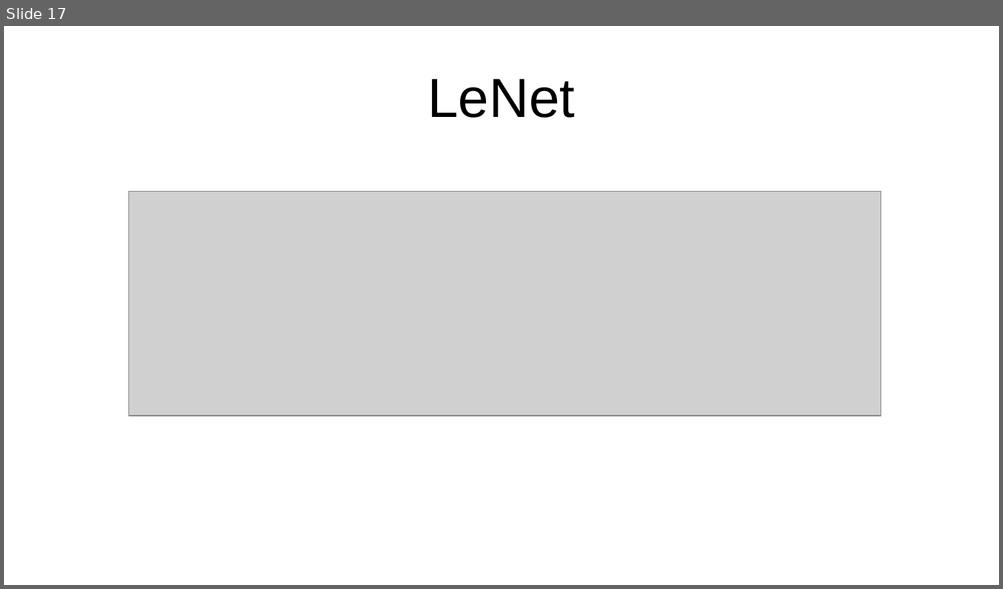
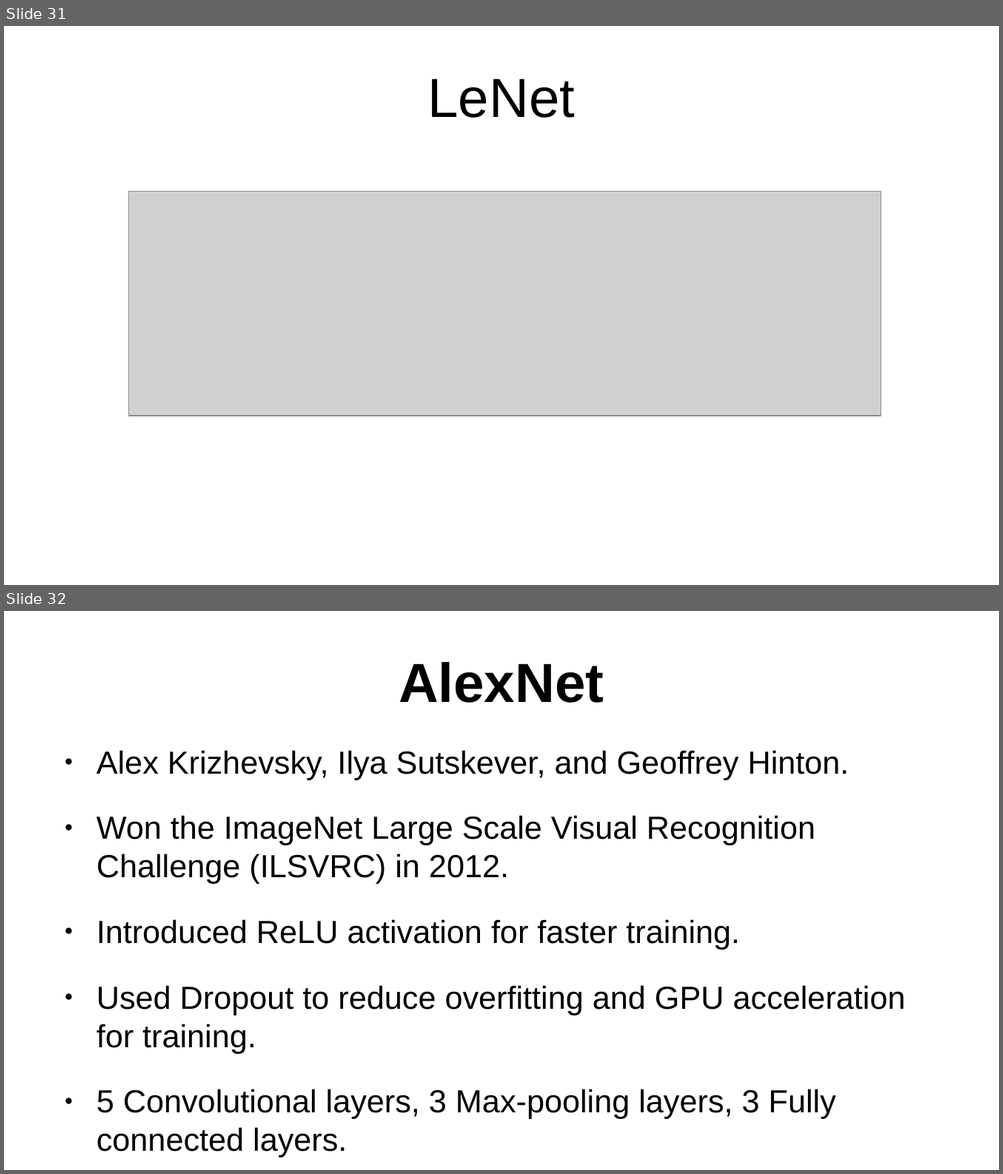
Before and after one commit to sreenivasulum/Presentations, a slide deck: CNN presentation.odp. Shown one above the other, each under a label of ours: slide 17 before the commit, slides 31 and 32 after it. The pictures are 1003x589 and 1003x1174 pixels, drawn with LibreOffice and Linux fonts; fonts in the diff are those of the drawing; grey boxes stand for pictures. Boxes give left, top, right and bottom in pixels: in the first picture for what was removed or moved away, otherwise in the second. Text is boxed around its words. In the diff, an @@ line names an element or a change of style, - is before the commit and + after.

```diff
--- a/CNN presentation.odp
+++ b/CNN presentation.odp
@@ slide 32 added at (4, 611, 999, 1170), background #FFFFFF @@
@@ title added at (398, 662, 603, 703), 44 pt, text #000000, bold @@
+AlexNet
@@ text added at (96, 750, 905, 1158), 25.5 pt, text #000000 @@
+● Alex Krizhevsky, Ilya Sutskever, and Geoffrey Hinton.
+● Won the ImageNet Large Scale Visual Recognition Challenge (ILSVRC) in 2012.
+● Introduced ReLU activation for faster training.
+● Used Dropout to reduce overfitting and GPU acceleration for training.
+● 5 Convolutional layers, 3 Max-pooling layers, 3 Fully connected layers.
+● 60 million parameters and 650,000 neurons.
@@ what was slide 17 is now slide 31 @@
```
Also in this commit, not shown: 5 slides changed, 17 other slides added, 9 other files.
